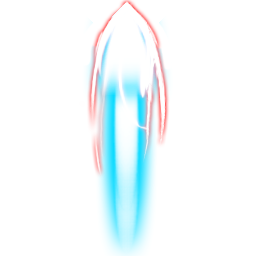
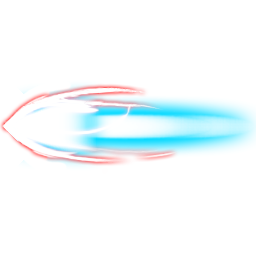
Layered file, before and after one edit (256×256). Changes by layer:
painted on "Layer 6" over (1, 0, 177, 176)
painted on "Layer 4 copy" over (4, 3, 226, 225)
painted on "Layer 3" over (44, 43, 254, 253)
